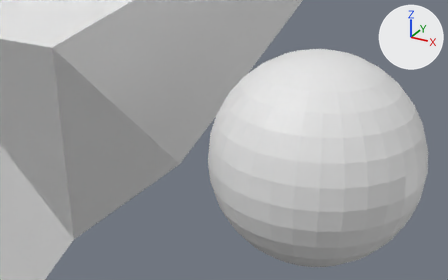
The Blender file untitled.blend: old version first, new version second.
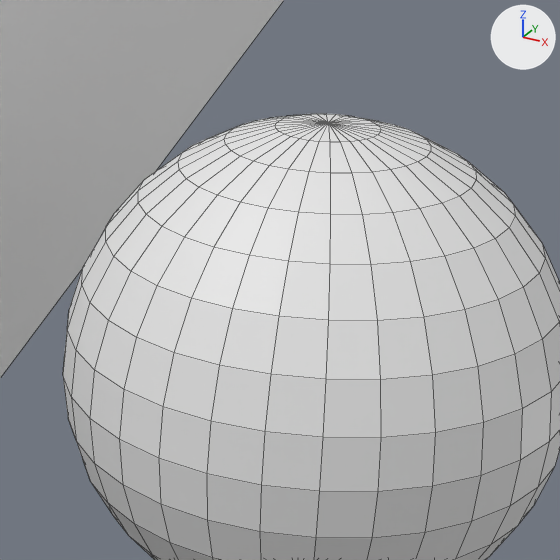
There are two pictures of each version: one from a camera (50 mm lens) standing at (4.94, -4.99, 2.47) and looking at (2.59, -0.72, 0.33), one close up on the part from 40% to 94% of the width and 0% to 86% of the height. Arrows for +X, +Y and +Z are at upper right; the lights stay in place. The close-ups show mesh edges as thin lines.

In view in the first close-up: 'Cube', '球'.
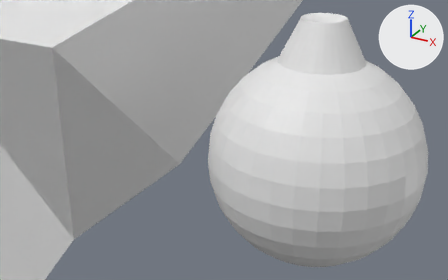
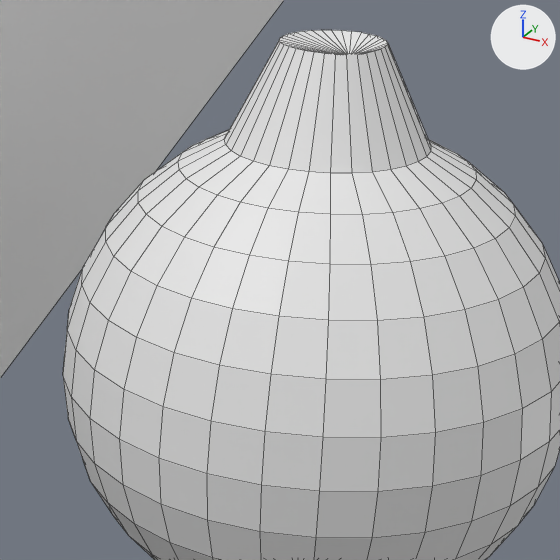
Pixel boxes [x1, y1, x2, y2] of what changed, in the close-ups (560 x 560 px; the box of a moved part takes in the faces that stretch with it):
'球', reshaped: before [63, 114, 560, 560]; after [63, 30, 560, 560]
part 1 of me_球, moved or reshaped: before [224, 114, 431, 173]; after [224, 30, 431, 173]

The change, as a list of edits to the scene's bpy script:
```text
Change me_球:
    where me_球.from_pydata(...)  # 482 vertices, 512 faces; spans x -1.0..1.0, y -1.0..1.0, z -1.0..1.0
    used by ob_球; location = (3.16, 0.0, 0.0)
    me_球 part 1: all 33 vertices in x -0.2..0.2, y -0.2..0.2, z 0.98..1.0 are multiplied about their middle by the matrix ((1.0, 0.0, 3.0), (0.0, 1.0, 1.095), (0.0, 0.0, -2.924)), then moved by (0.03, 0.01, 0.29)
```
